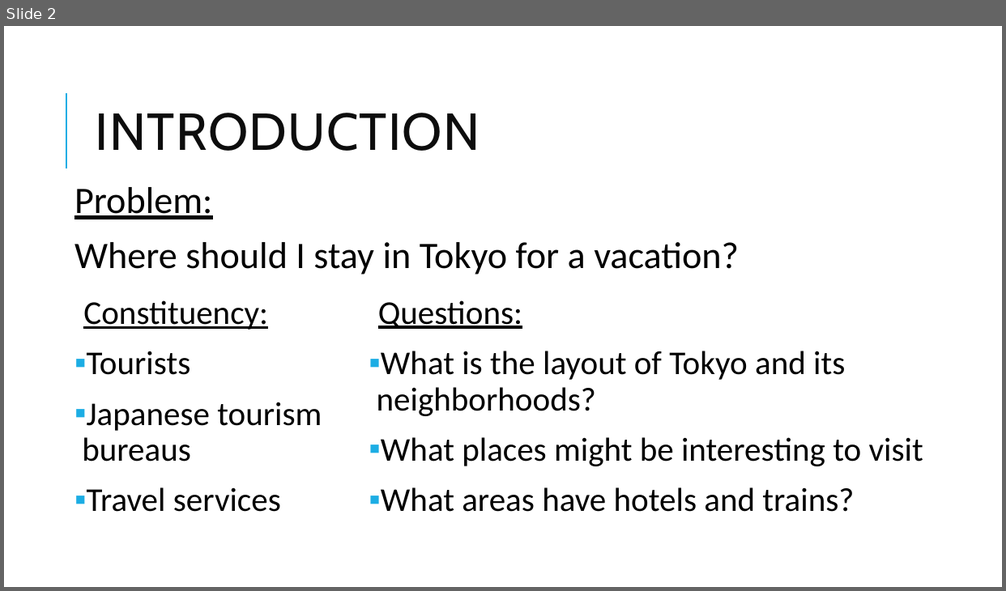
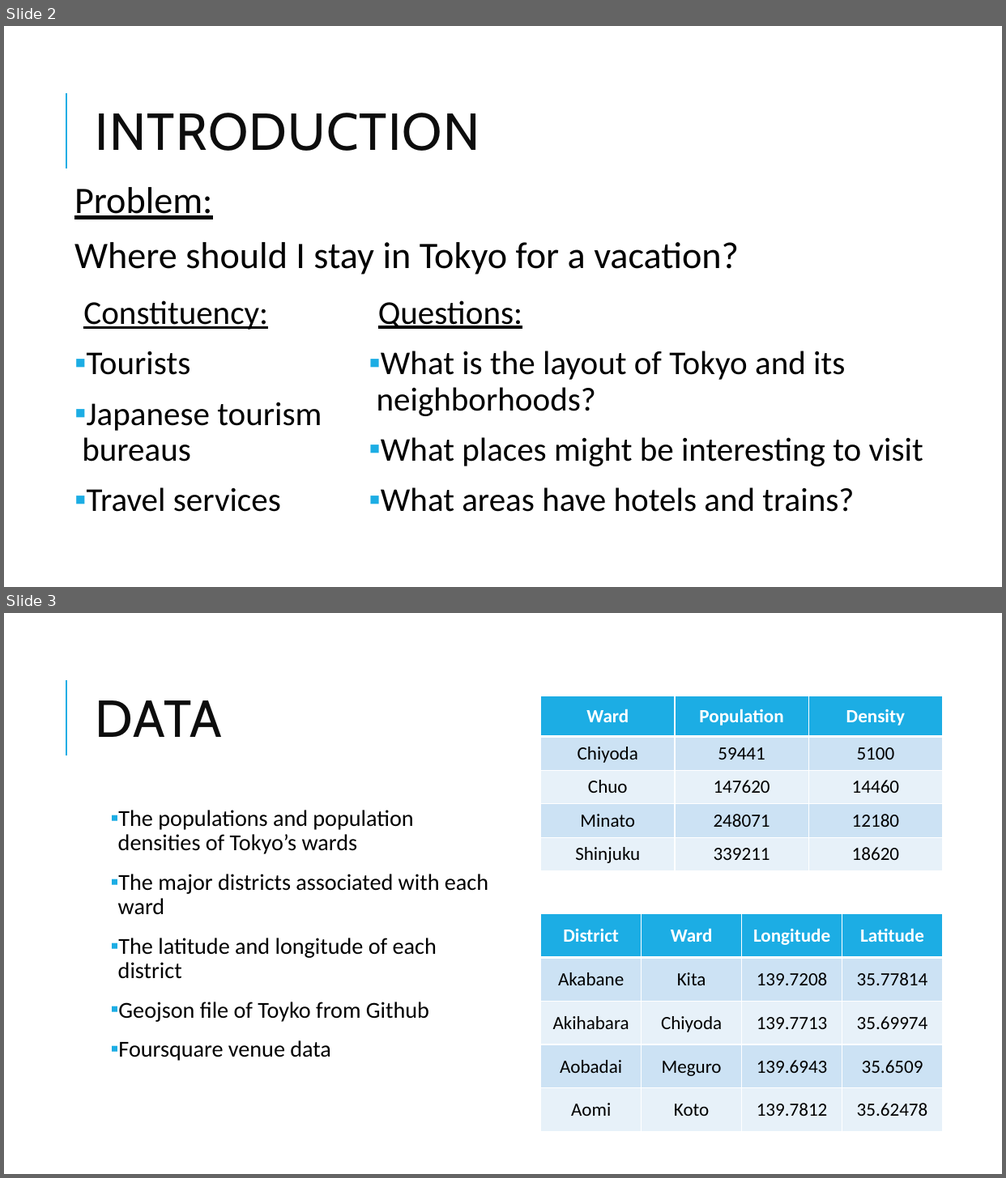
Before and after one commit to zarnajin/AppliedDataScienceCapstone, a slide deck: CapstonePresentation-Tokyo.pptx. Shown one above the other, each under a label of ours: slide 2 before the commit, slides 2 and 3 after it. The pictures are 1006x591 and 1006x1178 pixels, drawn with LibreOffice and Linux fonts; fonts in the diff are those of the drawing. Boxes give left, top, right and bottom in pixels: in the first picture for what was removed or moved away, otherwise in the second. Text is boxed around its words. In the diff, an @@ line names an element or a change of style, - is before the commit and + after.

```diff
--- a/CapstonePresentation-Tokyo.pptx
+++ b/CapstonePresentation-Tokyo.pptx
@@ slide 3 added at (4, 613, 1002, 1174), background #FFFFFF; not listed: 1 template element that a slide beside it also shows @@
@@ title added at (96, 700, 222, 737), 50 pt, text #0D0D0D @@
+DATA
@@ table added at (541, 696, 943, 871), 5 rows, 3 columns @@
+Ward | Population | Density
+Chiyoda | 59441 | 5100
+Chuo | 147620 | 14460
+Minato | 248071 | 12180
+Shinjuku | 339211 | 18620
@@ text added at (118, 810, 488, 1061), 22 pt, text #000000 @@
+▪ The populations and population densities of Tokyo’s wards
+▪ The major districts associated with each ward
+▪ The latitude and longitude of each district
+▪ Geojson file of Toyko from Github
+▪ Foursquare venue data
@@ table added at (541, 914, 942, 1131), 5 rows, 4 columns @@
+District | Ward | Longitude | Latitude
+Akabane | Kita | 139.7208 | 35.77814
+Akihabara | Chiyoda | 139.7713 | 35.69974
+Aobadai | Meguro | 139.6943 | 35.6509
+Aomi | Koto | 139.7812 | 35.62478
```
Also in this commit, not shown: 1 slide changed, 12 other slides added, 1 slide removed, 1 other file.
